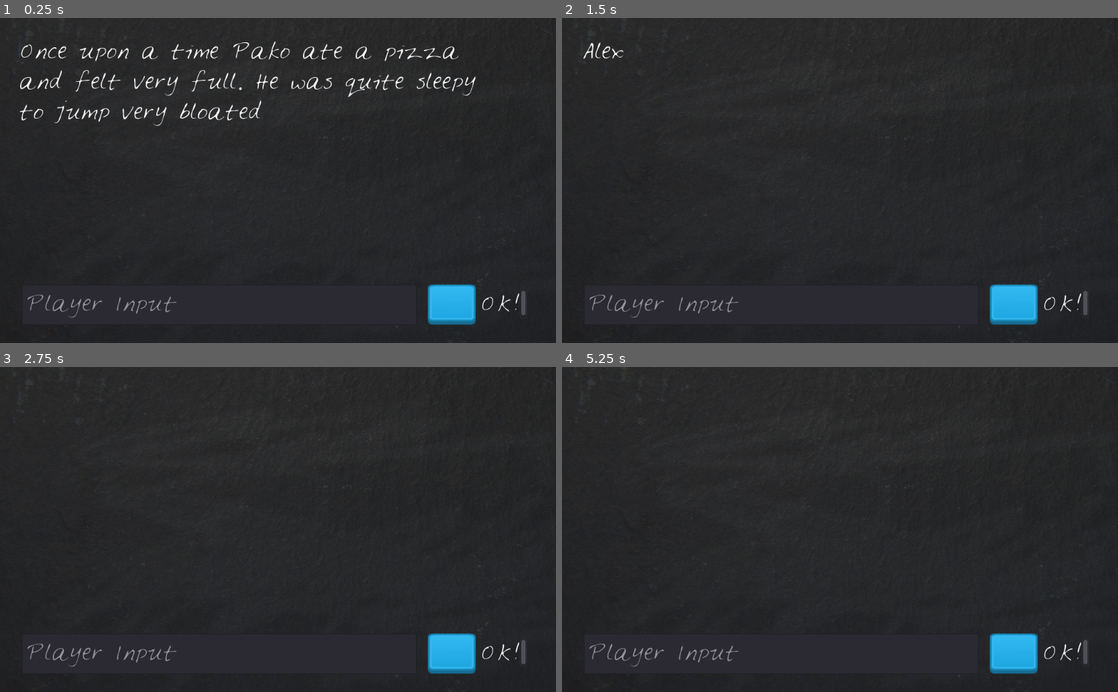
Above: before the commit, frames 1-4 (two rows, left to right).
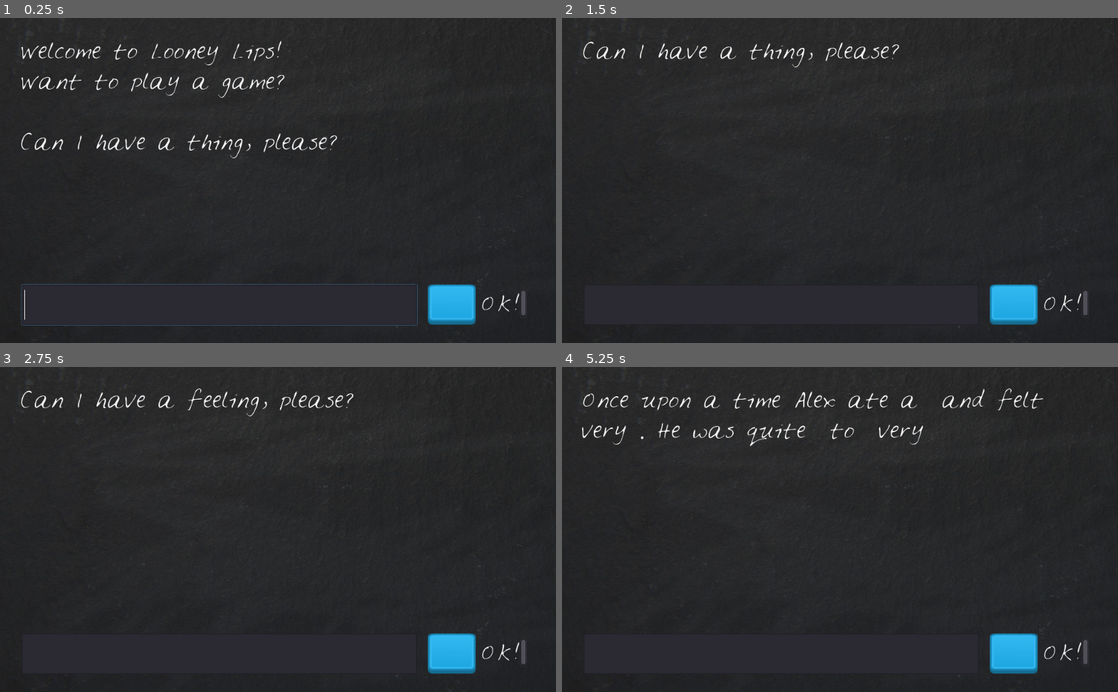
Above: after the commit, the same moments.

Repository: psstoyanov/Looney_Lips
Game: Godot game, scene res://LooneyLips.tscn
Same seed, same stepped clock (60 frames per second), same inputs: the game is played once before the commit and once after it.
Inputs (mouse positions are in pixels of both pictures, inside the frame that each line leads up to):
- Up to frame 1 (0.25 s): no input
- Up to frame 2 (1.5 s): click (778, 304) at 0.52 s; type "Alex" at 0.6 s; click "OK!" at 1.25 s
- Up to frame 3 (2.75 s): click "OK!" at 2 s
- Up to frame 4 (5.25 s): click "OK!" at 2.75 s; tap Enter at 3.5, 5 s; tap Space at 4.25 s

The runs differ from the first frame. In frame 1, 4.0% of the frame differs, in the area x 3-86%, y 7-95%; in frame 2, 0.9%; in frame 3, 0.9%; in frame 4, 1.6%.

Commit message:
S2L11 - Using the Player's input
Add function to process the player input
Use "if" statement to prompt for new words or display the story
Add intro

Diff:
--- a/LooneyLips.gd
+++ b/LooneyLips.gd
@@ -1,21 +1,38 @@
 extends Node2D
 
+var player_words = [] # The player words to use for the story
+var prompt = ["thing", "thing", "feeling", "feeling", "action", "feeling"]
+
+var story = "Once upon a time %s ate a %s and felt very %s. He was quite %s to %s very %s"
+
+var intro = "Welcome to Looney Lips! \nWant to play a game? \n \n"
+
 func _ready():
-	var promt = ["Pako", "pizza", "full","sleepy","jump","bloated"]
-	var story = "Once upon a time %s ate a %s and felt very %s. He was quite %s to %s very %s"
+	displayIntro()
+	check_player_words_lenght()
+	$Blackboard/LineEdit.grab_focus()
 
-	$Blackboard/StoryText.text = story % promt
-	print(story % promt)
+func displayIntro():
+	$Blackboard/StoryText.text = intro
+
+func _on_TextureButton_pressed():
+	processPlayerInput()
+
+func _on_LineEdit_text_entered(new_text):
+	processPlayerInput()
 
 
-func _on_TextureButton_pressed():
-	var new_text = $Blackboard/LineEdit.text
-	$Blackboard/StoryText.text = new_text
-	ClearPlayerInput()
+func check_player_words_lenght():
+	if(player_words.size() < prompt.size()):
+		$Blackboard/StoryText.text += ("Can I have a " + prompt[player_words.size()] + ", please?")
+	else:
+		tellStory()
 
-func _on_LineEdit_text_entered(new_text):
-	$Blackboard/StoryText.text = new_text
-	ClearPlayerInput()
+func processPlayerInput():
+	player_words.append($Blackboard/LineEdit.text)
+	$Blackboard/LineEdit.text = ""
+	$Blackboard/StoryText.text = ""
+	check_player_words_lenght()
 
-func ClearPlayerInput():
-	$Blackboard/LineEdit.text = ""
+func tellStory():
+	$Blackboard/StoryText.text = story % player_words
--- a/LooneyLips.tscn
+++ b/LooneyLips.tscn
@@ -85,12 +85,11 @@
 custom_fonts/font = SubResource( 1 )
 focus_mode = 2
 context_menu_enabled = true
-placeholder_text = "Player Input"
 placeholder_alpha = 0.6
 caret_blink = false
 caret_blink_speed = 0.65
 caret_position = 0
-_sections_unfolded = [ "custom_fonts" ]
+_sections_unfolded = [ "Placeholder", "custom_fonts" ]
 
 [node name="TextureButton" type="TextureButton" parent="Blackboard" index="2"]
 
